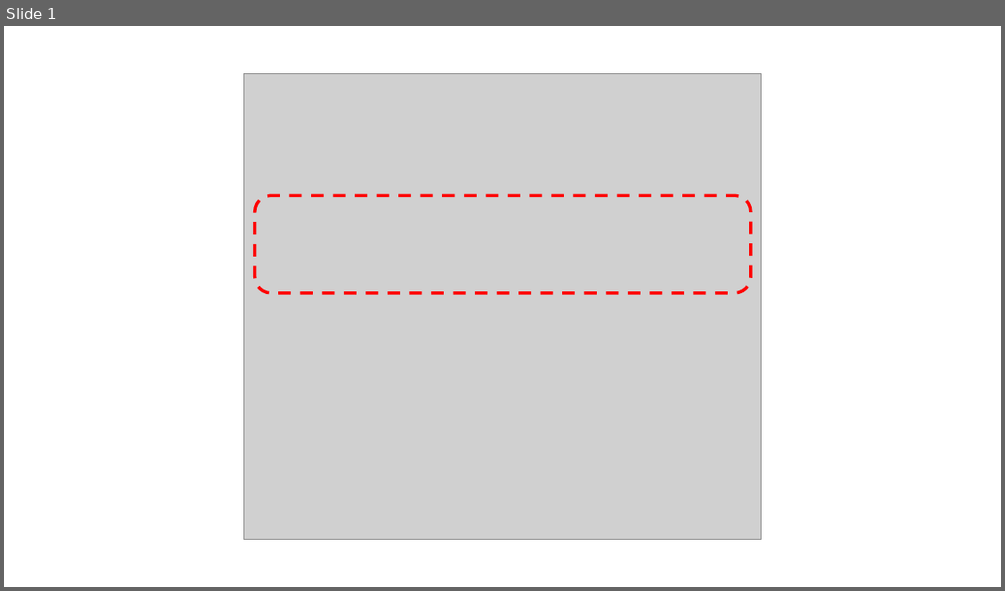
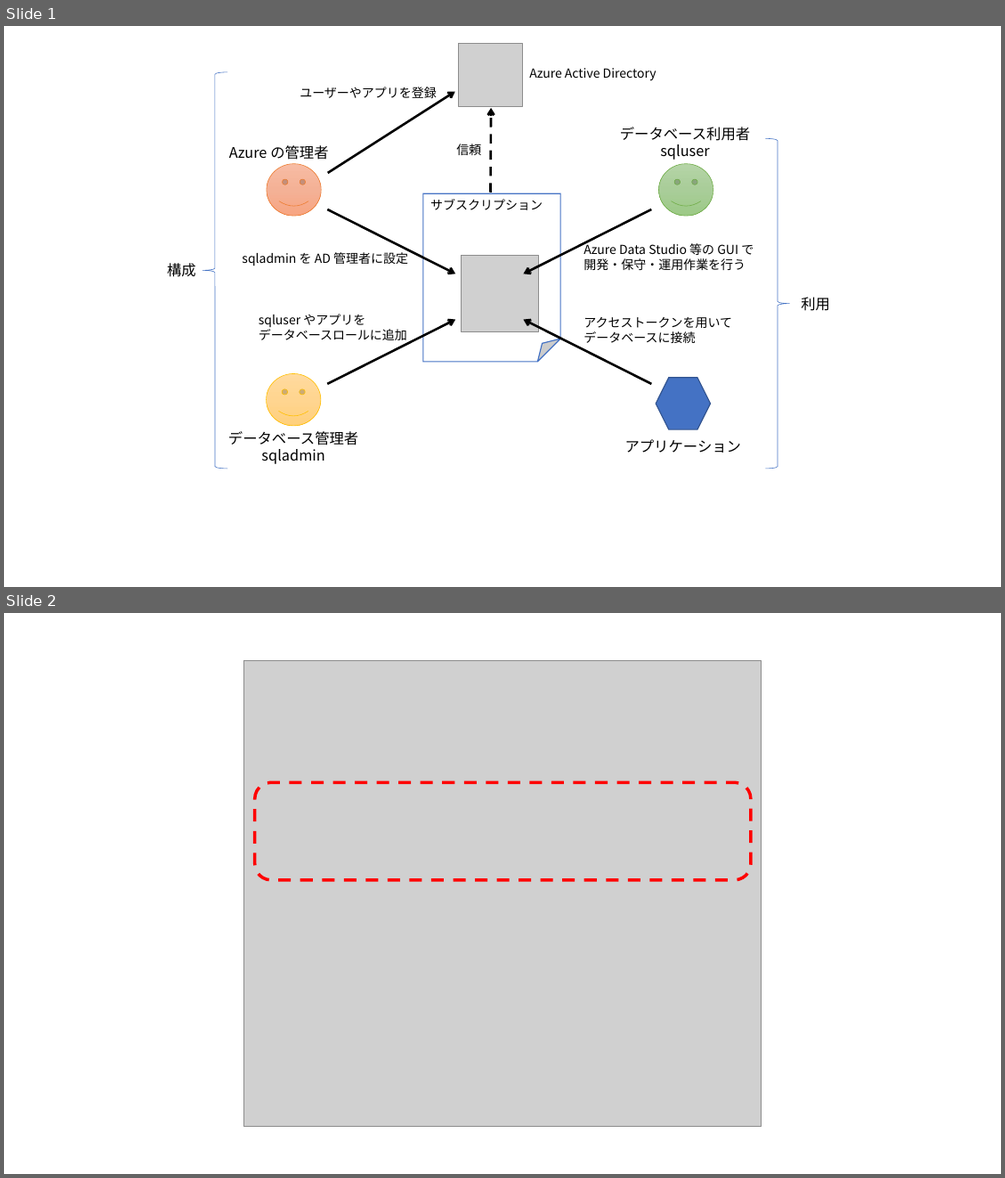
Before and after one commit to ayuina/ainaba-csa-blog, a slide deck: sqldb-aad-authentication/images/figures.pptx. Shown one above the other, each under a label of ours: slide 1 before the commit, slides 1 and 2 after it. The pictures are 1005x591 and 1005x1178 pixels, drawn with LibreOffice and Linux fonts; fonts in the diff are those of the drawing; grey boxes stand for pictures. Boxes give left, top, right and bottom in pixels: in the first picture for what was removed or moved away, otherwise in the second. Text is boxed around its words. In the diff, an @@ line names an element or a change of style, - is before the commit and + after.

Commit message:
figures

```diff
--- a/sqldb-aad-authentication/images/figures.pptx
+++ b/sqldb-aad-authentication/images/figures.pptx
@@ slide 1 added at bbox=[4, 26, 1001, 587], background #FFFFFF @@
@@ group added at bbox=[167, 43, 830, 468]: 13 texts, 6 arrows, 3 smiley faces, 2 pictures, 2 left braces, 1 folded corner, 1 hexagon @@
+サブスクリプション
+Azure の管理者
+データベース管理者
+sqladmin
+データベース利用者
+sqluser
+アプリケーション
+sqladmin を AD 管理者に設定
+sqluser やアプリを
+データベースロールに追加
+Azure Data Studio 等の GUI で
+開発・保守・運用作業を行う
+アクセストークンを用いて
+データベースに接続
+信頼
+Azure Active Directory
+構成
+利用
+ユーザーやアプリを登録
@@ what was slide 1 is now slide 2 @@
```
